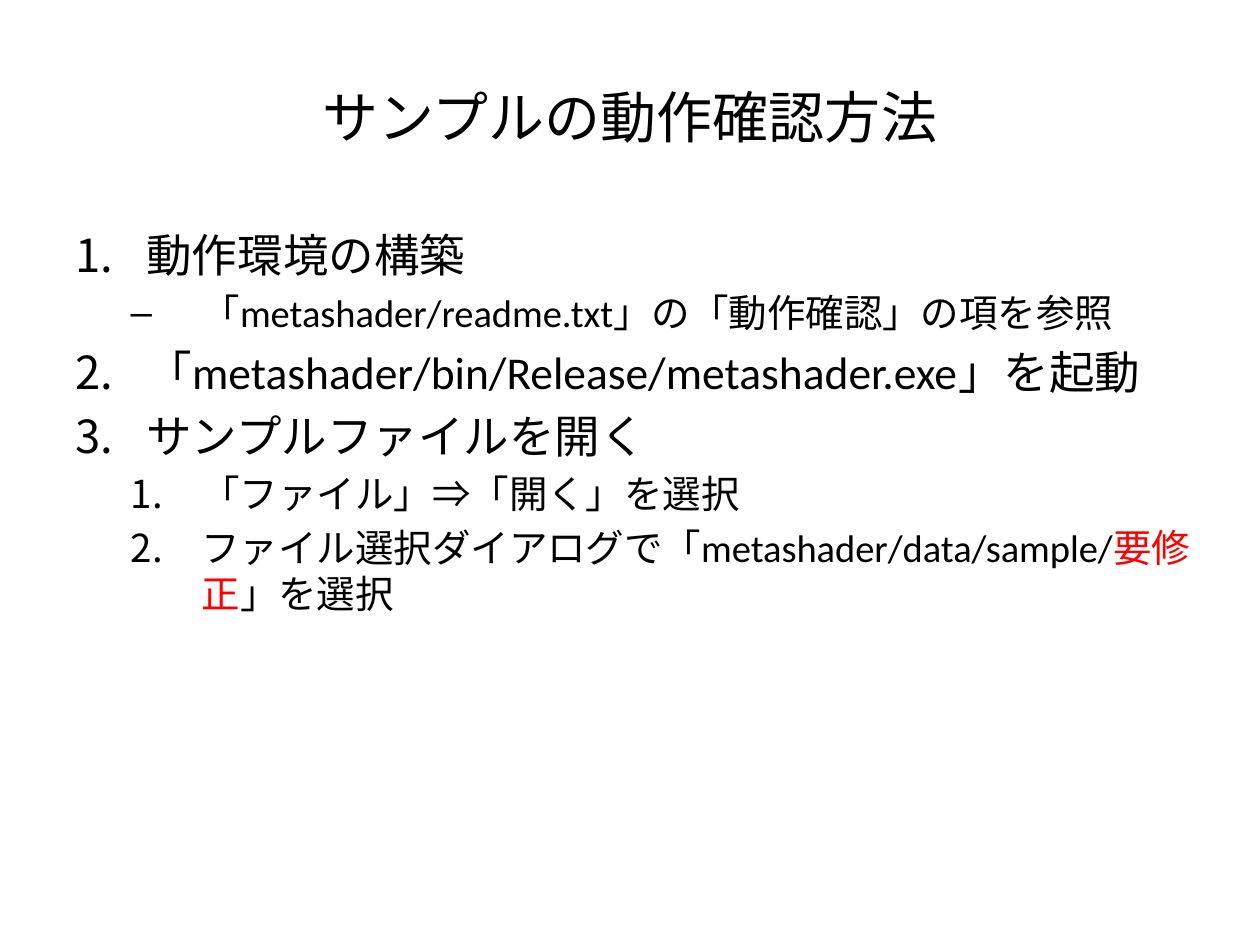
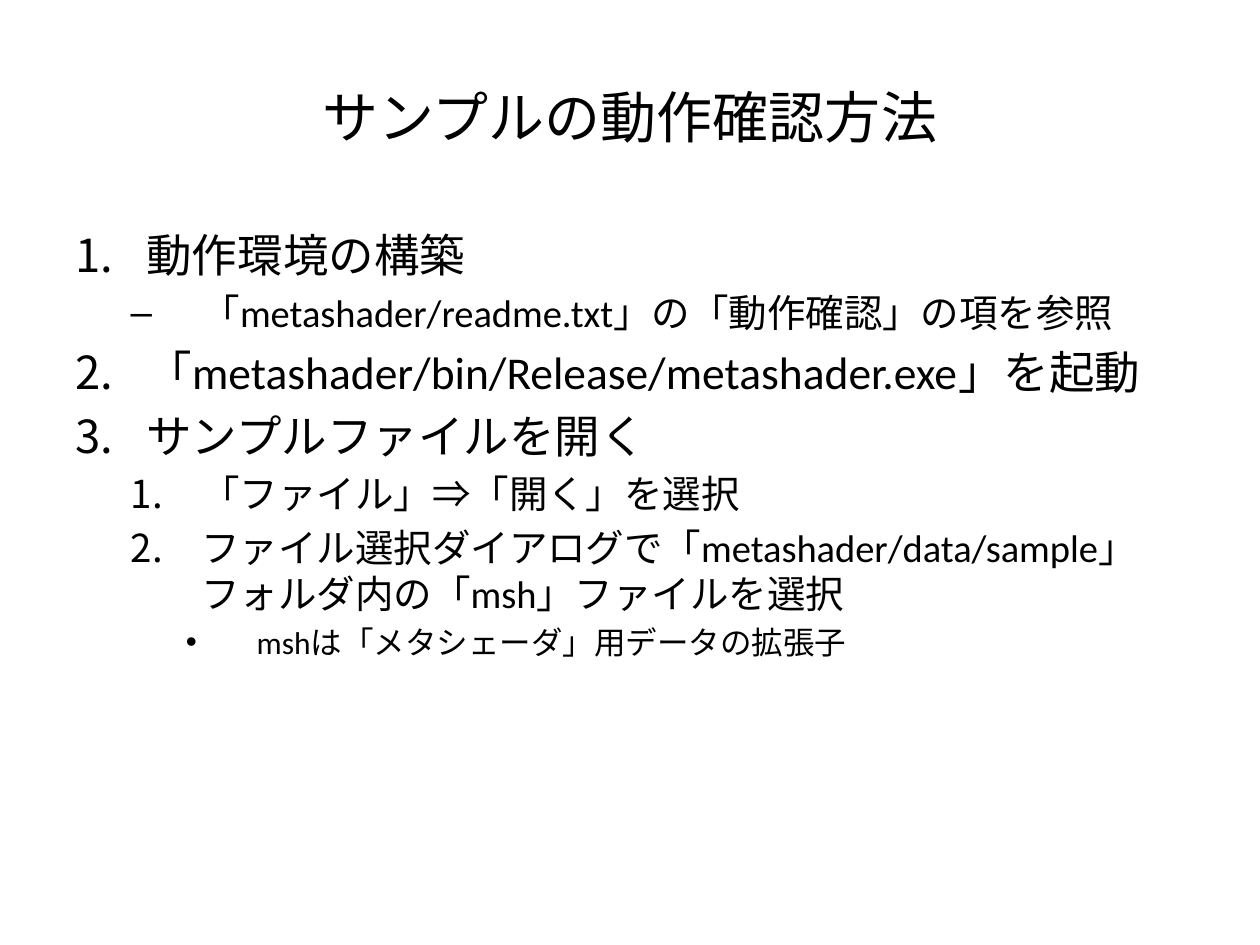
Before and after one commit to larrson/metashader, a slide deck: slide 3 of doc/メタシェーダ概要.pptx. Drawn at 1260x945 pixels with LibreOffice and Linux fonts; fonts in the diff are those of the drawing. Boxes give left, top, right and bottom in pixels: in the first picture for what was removed or moved away, otherwise in the second. Text is boxed around its words. In the diff, an @@ line names an element or a change of style, - is before the commit and + after.

Commit message:
・コンソールコマンドにテクスチャ関連のコマンドを追加 ・デバッグ ・サンプルファイルを追加

```diff
--- a/doc/メタシェーダ概要.pptx
+++ b/doc/メタシェーダ概要.pptx
@@ text at box(202, 529, 1137, 657): text changed @@
-  2. ファイル選択ダイアログで「metashader/data/sample/要修正」を選択
+  2. ファイル選択ダイアログで「metashader/data/sample」フォルダ内の「msh」ファイルを選択
+    • mshは「メタシェーダ」用データの拡張子
```
Also in this commit, not shown: 17 other files.
